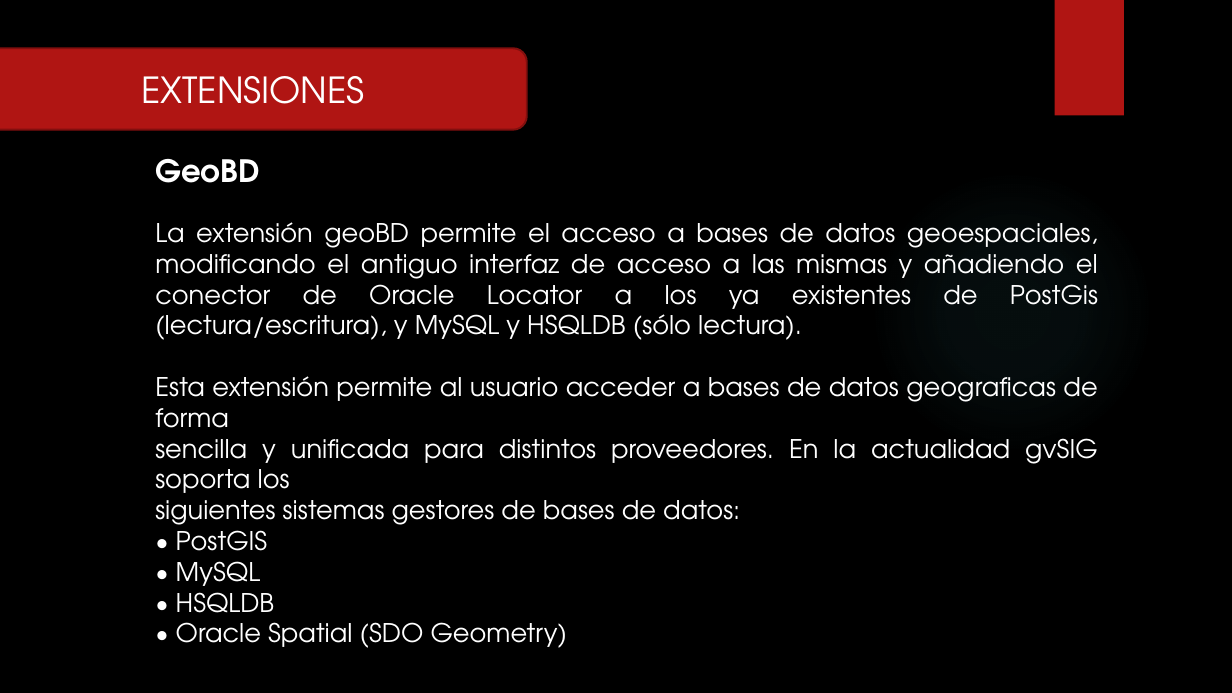
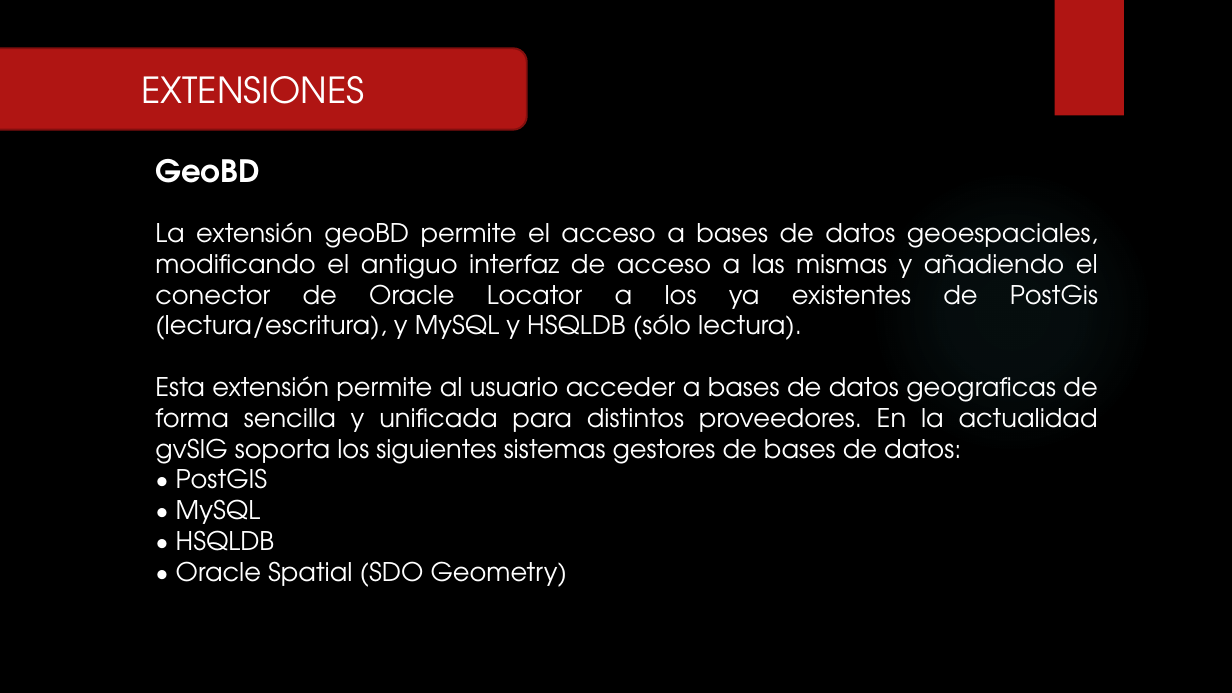
Before and after one commit to RFray/gvSIG, a slide deck: slide 14 of Expo-gvSIG.pptx. Drawn at 1232x693 pixels with LibreOffice and Linux fonts; fonts in the diff are those of the drawing; background and template pictures are left out. Boxes give left, top, right and bottom in pixels: in the first picture for what was removed or moved away, otherwise in the second. Text is boxed around its words. In the diff, an @@ line names an element or a change of style, - is before the commit and + after.

```diff
--- a/Expo-gvSIG.pptx
+++ b/Expo-gvSIG.pptx
@@ text at <box>155,376,1098,470</box>: text changed @@
-Esta extensión permite al usuario acceder a bases de datos geograficas de forma
-sencilla y unificada para distintos proveedores. En la actualidad gvSIG soporta los
-siguientes sistemas gestores de bases de datos:
+Esta extensión permite al usuario acceder a bases de datos geograficas de forma sencilla y unificada para distintos proveedores. En la actualidad gvSIG soporta los siguientes sistemas gestores de bases de datos:
```
Also in this commit, not shown: 1 other slide changed.
